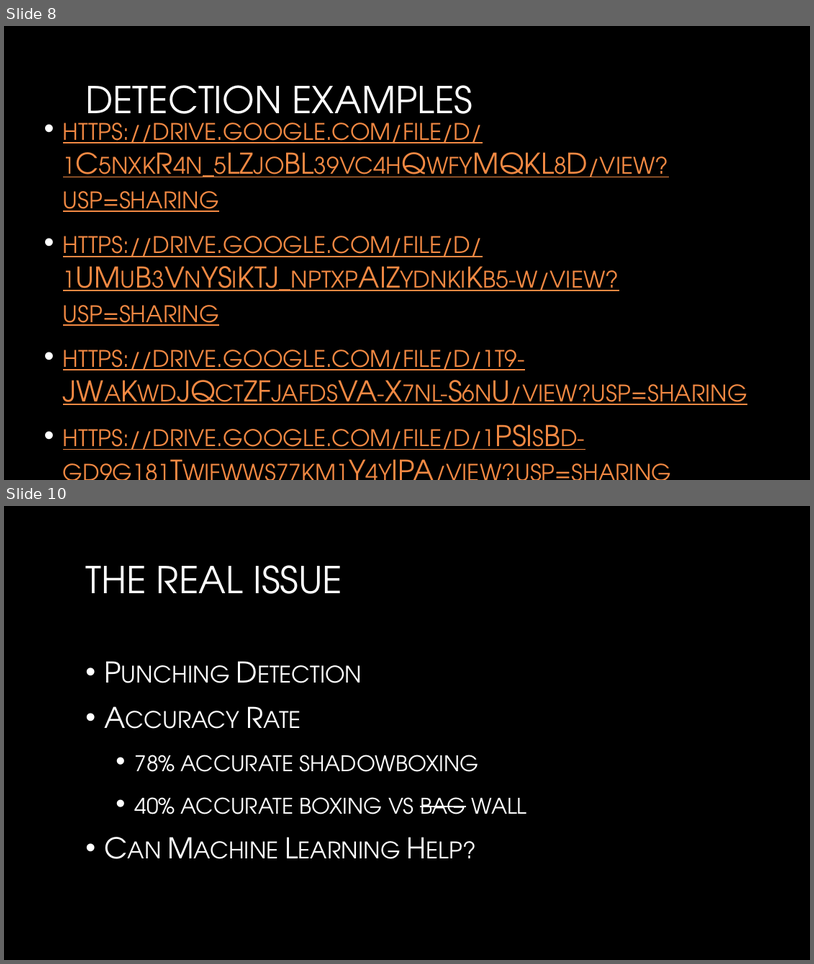
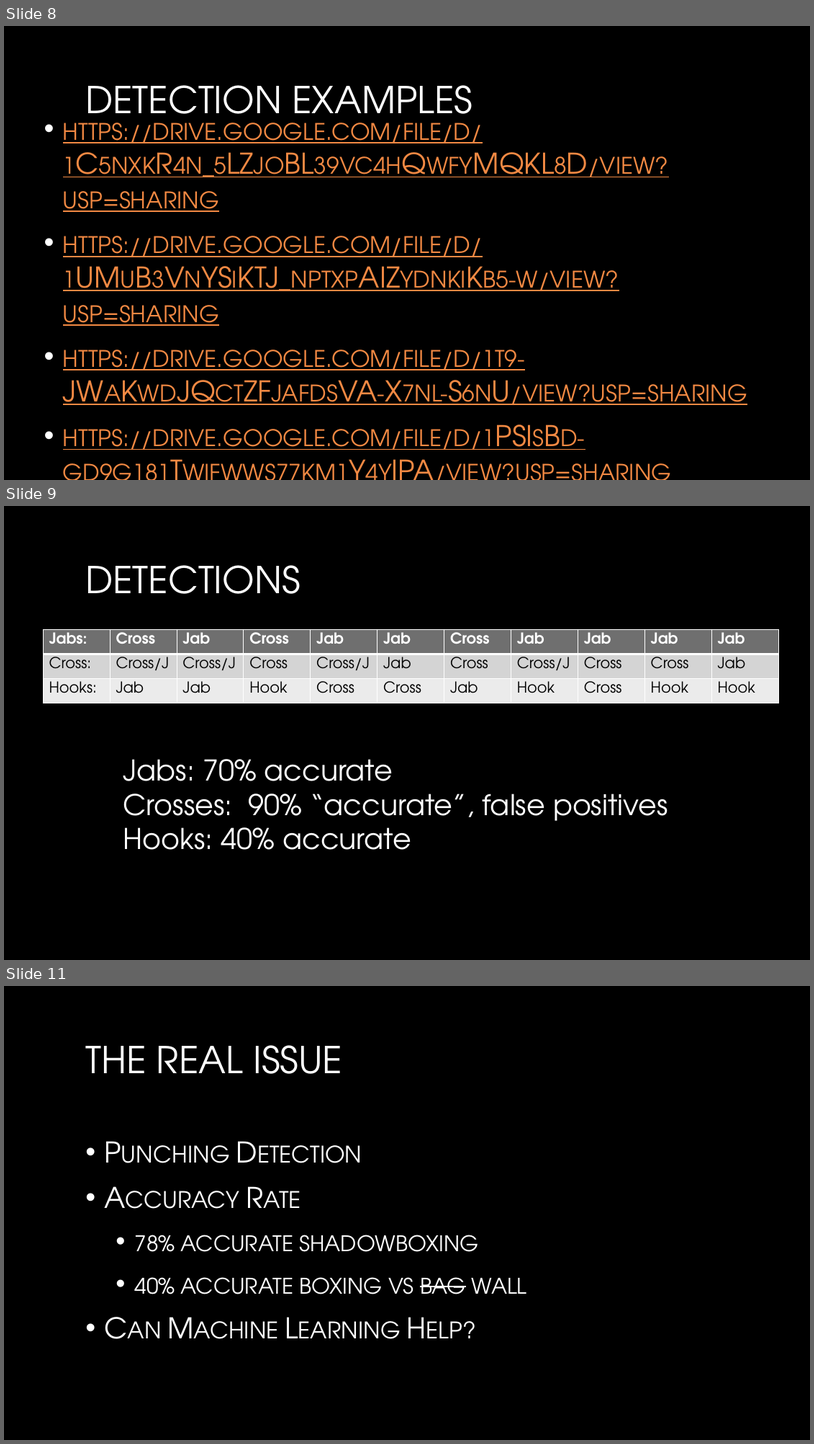
Before and after one commit to andrewdpham3/BoxingWearable, a slide deck: Boxing Wearable.pptx. Shown one above the other, each under a label of ours: slides 8 and 10 before the commit, slides 8, 9 and 11 after it; the slides between them are not shown. The pictures are 814x964 and 814x1444 pixels, drawn with LibreOffice and Linux fonts; fonts in the diff are those of the drawing; background and template pictures are left out. Boxes give left, top, right and bottom in pixels: in the first picture for what was removed or moved away, otherwise in the second. Text is boxed around its words. In the diff, an @@ line names an element or a change of style, - is before the commit and + after.

```diff
--- a/Boxing Wearable.pptx
+++ b/Boxing Wearable.pptx
@@ slide 9 added at [4, 506, 810, 960], background picture (left out) @@
@@ title added at [85, 565, 300, 594], 44 pt, text gradient #FFFFFF to #A6A6A6 @@
+DETECTIONS
@@ table added at [44, 629, 782, 703], 3 rows, 11 columns @@
+Jabs: | Cross | Jab | Cross | Jab | Jab | Cross | Jab | Jab | Jab | Jab
+Cross: | Cross/J | Cross/J | Cross | Cross/J | Jab | Cross | Cross/J | Cross | Cross | Jab
+Hooks: | Jab | Jab | Hook | Cross | Cross | Jab | Hook | Cross | Hook | Hook
@@ text added at [124, 759, 669, 849], 34 pt, text #FFFFFF @@
+Jabs: 70% accurate
+Crosses: 90% “accurate”, false positives
+Hooks: 40% accurate
@@ what was slide 10 is now slide 11 @@
```
Also in this commit, not shown: 1 slide changed.
